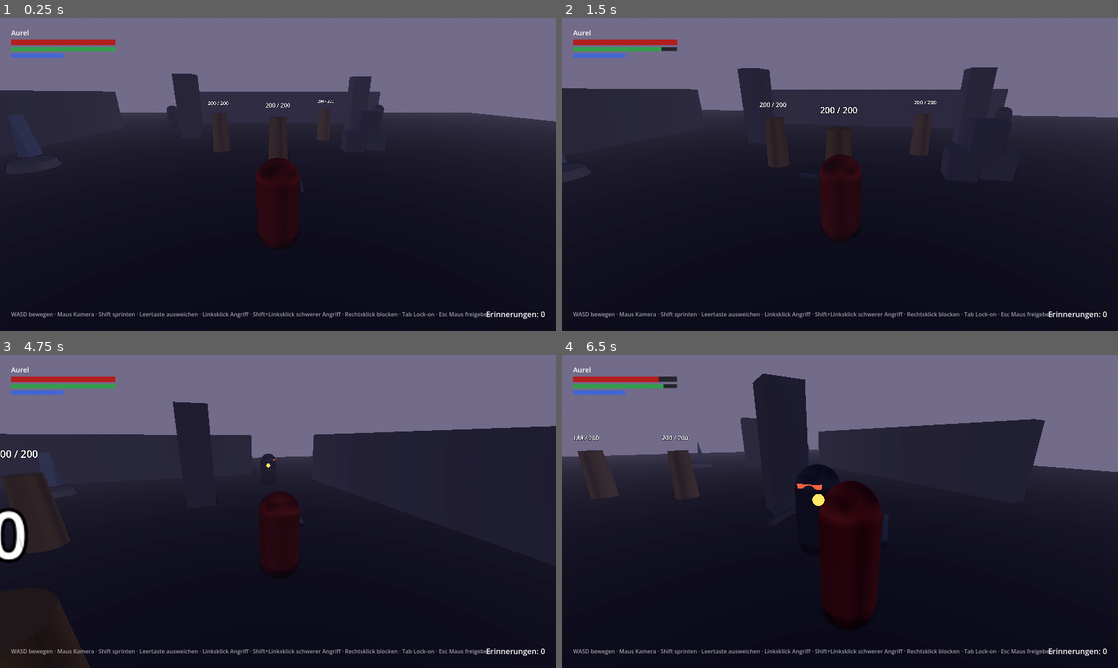
Above: before the commit, frames 1-4 (two rows, left to right).
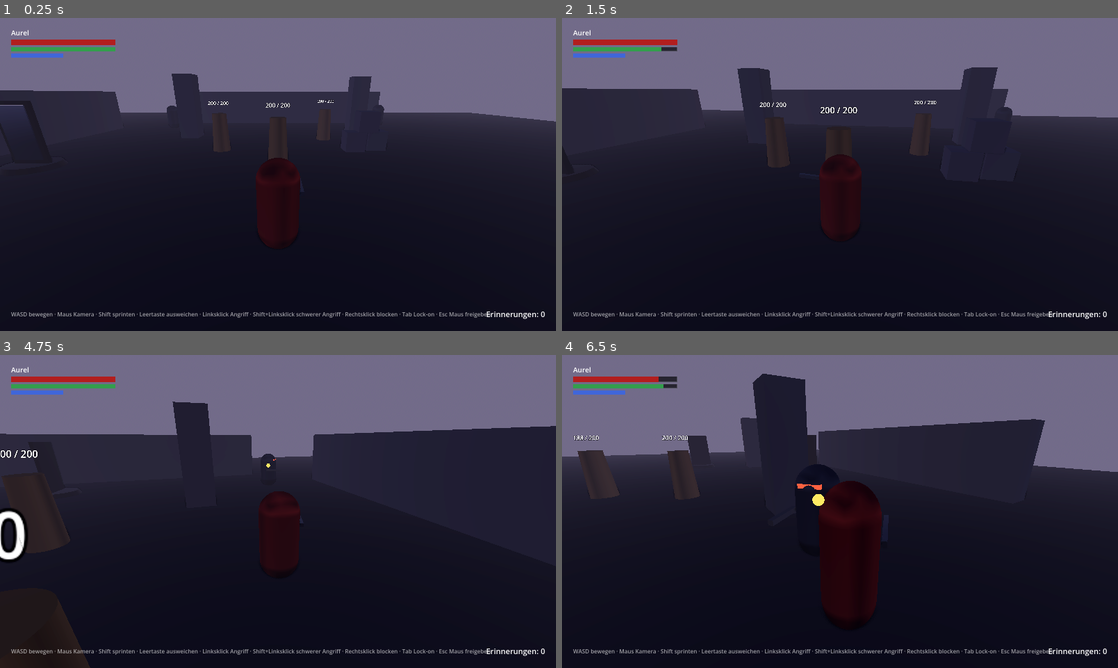
Above: after the commit, the same moments.

Repository: Aurelvonwatzdorf/nr1
Game: Godot game, scene res://scenes/levels/test_arena.tscn
Two runs of this game, one before a commit and one after it. Both use one fixed random seed, a clock stepped at 60 frames per second and the inputs below.
Inputs (mouse positions are in pixels of both pictures, inside the frame that each line leads up to):
- Up to frame 1 (0.25 s): no input
- Up to frame 2 (1.5 s): move the mouse to (867, 174) at 0.52 s; hold W (move_forward) from 0.53 s (still down); tap E (interact) at 0.6 s; move the mouse to (812, 174) at 1.27 s; click (812, 174) at 1.35 s
- Up to frame 3 (4.75 s): keep holding W (move_forward); tap E (interact) at 1.55, 2.3, 3.05, 3.6, 4.55 s; move the mouse to (289, 505) at 2.02 s; hold Right mouse button (block) 2.03-2.78 s; move the mouse to (272, 517) at 2.77 s; tap Space (dodge) at 2.85 s; move the mouse to (316, 514) at 3.52 s; move the mouse to (233, 508) at 4.27 s; tap Middle mouse button (lock_on) at 4.35 s
- Up to frame 4 (6.5 s): move the mouse to (845, 511) at 5.02 s; hold Shift (sprint) 5.03-5.78 s; tap E (interact) at 5.3, 5.85 s; move the mouse to (817, 505) at 5.77 s; release W (move_forward) at 5.78 s; hold D (move_right) from 5.78 s (still down)

The runs differ from the first frame. In frame 1, 0.3% of the frame differs, in the area x 0-11%, y 27-48%; in frame 2, 0.1%; in frame 3, 0.3%; in frame 4, 0.3%.

Commit message:
M3 step 2: interaction system and anchor mirrors
Interactables live on physics layer 6; the player's InteractionDetector
picks the nearest one and the HUD shows an E prompt. Anchor mirrors
replace the M2 checkpoints: resting refills health, stamina and focus,
resets enemies and sets the respawn point (Aurel lights a cigarette).

Co-Authored-By: Claude Opus 5.5 <noreply@anthropic.com>
Claude-Session: https://claude.ai/code/session_01RjnwZ2TtYogGPE8DCJukRJ

Diff:
--- a/game/project.godot
+++ b/game/project.godot
@@ -125,6 +125,7 @@
 3d_physics/layer_3="Gegner"
 3d_physics/layer_4="Hitbox"
 3d_physics/layer_5="Hurtbox"
+3d_physics/layer_6="Interaktion"
 
 [physics]
 
--- a/game/scenes/levels/test_arena.tscn
+++ b/game/scenes/levels/test_arena.tscn
@@ -5,7 +5,7 @@
 [ext_resource type="PackedScene" path="res://scenes/enemies/training_dummy.tscn" id="3_dummy"]
 [ext_resource type="PackedScene" path="res://scenes/ui/hud.tscn" id="4_hud"]
 [ext_resource type="PackedScene" path="res://scenes/enemies/enemy.tscn" id="5_enemy"]
-[ext_resource type="PackedScene" path="res://scenes/world/checkpoint.tscn" id="6_checkpoint"]
+[ext_resource type="PackedScene" path="res://scenes/world/anchor_mirror.tscn" id="6_mirror"]
 [ext_resource type="PackedScene" path="res://scenes/world/memory_remnant.tscn" id="7_remnant"]
 [ext_resource type="Script" path="res://scripts/systems/respawn_manager.gd" id="8_respawn"]
 
@@ -220,12 +220,12 @@
 [node name="Guard3" parent="Enemies" instance=ExtResource("5_enemy")]
 transform = Transform3D(1, 0, 0, 0, 1, 0, 0, 0, 1, 10, 1.55, 4)
 
-[node name="Checkpoints" type="Node3D" parent="."]
-
-[node name="CheckpointStart" parent="Checkpoints" instance=ExtResource("6_checkpoint")]
+[node name="AnchorMirrors" type="Node3D" parent="."]
+
+[node name="MirrorStart" parent="AnchorMirrors" instance=ExtResource("6_mirror")]
 transform = Transform3D(1, 0, 0, 0, 1, 0, 0, 0, 1, -4, 0, 6)
 
-[node name="CheckpointWest" parent="Checkpoints" instance=ExtResource("6_checkpoint")]
+[node name="MirrorWest" parent="AnchorMirrors" instance=ExtResource("6_mirror")]
 transform = Transform3D(1, 0, 0, 0, 1, 0, 0, 0, 1, -10, 0, -3)
 
 [node name="Player" parent="." instance=ExtResource("2_player")]
--- a/game/scenes/player/player.tscn
+++ b/game/scenes/player/player.tscn
@@ -18,6 +18,7 @@
 [ext_resource type="Script" path="res://scripts/player/states/dead_state.gd" id="16_dead"]
 [ext_resource type="Script" path="res://scripts/player/lock_on_component.gd" id="17_lock_on"]
 [ext_resource type="Script" path="res://scripts/player/states/block_state.gd" id="18_block"]
+[ext_resource type="Script" path="res://scripts/player/interaction_detector.gd" id="19_interaction"]
 
 [sub_resource type="CapsuleShape3D" id="CapsuleShape3D_body"]
 radius = 0.4
@@ -62,6 +63,9 @@
 material = SubResource("StandardMaterial3D_marker")
 radius = 0.12
 height = 0.24
+
+[sub_resource type="SphereShape3D" id="SphereShape3D_interaction"]
+radius = 1.6
 
 [sub_resource type="SphereShape3D" id="SphereShape3D_arm"]
 radius = 0.25
@@ -131,6 +135,16 @@
 weapon_pivot = NodePath("../Model/WeaponPivot")
 body_mesh = NodePath("../Model/Body")
 
+[node name="InteractionDetector" type="Area3D" parent="."]
+transform = Transform3D(1, 0, 0, 0, 1, 0, 0, 0, 1, 0, 1, 0)
+collision_layer = 0
+collision_mask = 32
+monitorable = false
+script = ExtResource("19_interaction")
+
+[node name="CollisionShape3D" type="CollisionShape3D" parent="InteractionDetector"]
+shape = SubResource("SphereShape3D_interaction")
+
 [node name="LockOnComponent" type="Node" parent="." node_paths=PackedStringArray("marker")]
 script = ExtResource("17_lock_on")
 marker = NodePath("LockOnMarker")
--- a/game/scenes/ui/hud.tscn
+++ b/game/scenes/ui/hud.tscn
@@ -142,3 +142,19 @@
 theme_override_font_sizes/font_size = 48
 text = "Die Erinnerung verblasst …"
 horizontal_alignment = 1
+
+[node name="PromptLabel" type="Label" parent="."]
+unique_name_in_owner = true
+anchors_preset = 7
+anchor_left = 0.5
+anchor_top = 1.0
+anchor_right = 0.5
+anchor_bottom = 1.0
+offset_left = -200.0
+offset_top = -160.0
+offset_right = 200.0
+offset_bottom = -124.0
+grow_horizontal = 2
+grow_vertical = 0
+theme_override_font_sizes/font_size = 22
+horizontal_alignment = 1
--- /dev/null
+++ b/game/scenes/world/anchor_mirror.tscn
@@ -0,0 +1,59 @@
+[gd_scene format=3]
+
+[ext_resource type="Script" path="res://scripts/systems/anchor_mirror.gd" id="1_mirror"]
+
+[sub_resource type="BoxShape3D" id="BoxShape3D_area"]
+size = Vector3(2.4, 2.6, 2.4)
+
+[sub_resource type="StandardMaterial3D" id="StandardMaterial3D_frame"]
+albedo_color = Color(0.25, 0.22, 0.2, 1)
+metallic = 0.6
+roughness = 0.4
+
+[sub_resource type="BoxMesh" id="BoxMesh_frame"]
+material = SubResource("StandardMaterial3D_frame")
+size = Vector3(1.4, 2.4, 0.15)
+
+[sub_resource type="BoxMesh" id="BoxMesh_glass"]
+size = Vector3(1.1, 2.1, 0.05)
+
+[sub_resource type="CylinderMesh" id="CylinderMesh_base"]
+material = SubResource("StandardMaterial3D_frame")
+top_radius = 0.9
+bottom_radius = 1.0
+height = 0.2
+
+[sub_resource type="BoxShape3D" id="BoxShape3D_solid"]
+size = Vector3(1.4, 2.4, 0.3)
+
+[node name="AnchorMirror" type="Area3D"]
+collision_layer = 32
+collision_mask = 0
+monitoring = false
+script = ExtResource("1_mirror")
+prompt = "Rasten"
+
+[node name="CollisionShape3D" type="CollisionShape3D" parent="."]
+transform = Transform3D(1, 0, 0, 0, 1, 0, 0, 0, 1, 0, 1.3, 0.6)
+shape = SubResource("BoxShape3D_area")
+
+[node name="Base" type="MeshInstance3D" parent="."]
+transform = Transform3D(1, 0, 0, 0, 1, 0, 0, 0, 1, 0, 0.1, 0)
+mesh = SubResource("CylinderMesh_base")
+
+[node name="Frame" type="MeshInstance3D" parent="."]
+transform = Transform3D(1, 0, 0, 0, 1, 0, 0, 0, 1, 0, 1.4, 0)
+mesh = SubResource("BoxMesh_frame")
+
+[node name="Glass" type="MeshInstance3D" parent="."]
+transform = Transform3D(1, 0, 0, 0, 1, 0, 0, 0, 1, 0, 1.4, 0.09)
+mesh = SubResource("BoxMesh_glass")
+
+[node name="Solid" type="StaticBody3D" parent="."]
+
+[node name="CollisionShape3D" type="CollisionShape3D" parent="Solid"]
+transform = Transform3D(1, 0, 0, 0, 1, 0, 0, 0, 1, 0, 1.4, 0)
+shape = SubResource("BoxShape3D_solid")
+
+[node name="SpawnPoint" type="Marker3D" parent="."]
+transform = Transform3D(1, 0, 0, 0, 1, 0, 0, 0, 1, 0, 0.05, 1.6)
--- a/game/scenes/world/checkpoint.tscn
+++ /dev/null
@@ -1,35 +0,0 @@
-[gd_scene format=3]
-
-[ext_resource type="Script" path="res://scripts/systems/checkpoint.gd" id="1_checkpoint"]
-
-[sub_resource type="CylinderShape3D" id="CylinderShape3D_area"]
-height = 3.0
-radius = 1.2
-
-[sub_resource type="CylinderMesh" id="CylinderMesh_base"]
-top_radius = 0.7
-bottom_radius = 0.8
-height = 0.3
-
-[sub_resource type="PrismMesh" id="PrismMesh_crystal"]
-size = Vector3(0.5, 1.6, 0.5)
-
-[node name="Checkpoint" type="Area3D"]
-collision_layer = 0
-collision_mask = 2
-script = ExtResource("1_checkpoint")
-
-[node name="CollisionShape3D" type="CollisionShape3D" parent="."]
-transform = Transform3D(1, 0, 0, 0, 1, 0, 0, 0, 1, 0, 1.5, 0)
-shape = SubResource("CylinderShape3D_area")
-
-[node name="Base" type="MeshInstance3D" parent="."]
-transform = Transform3D(1, 0, 0, 0, 1, 0, 0, 0, 1, 0, 0.15, 0)
-mesh = SubResource("CylinderMesh_base")
-
-[node name="Crystal" type="MeshInstance3D" parent="."]
-transform = Transform3D(1, 0, 0, 0, 1, 0, 0, 0, 1, 0, 1.3, 0)
-mesh = SubResource("PrismMesh_crystal")
-
-[node name="SpawnPoint" type="Marker3D" parent="."]
-transform = Transform3D(1, 0, 0, 0, 1, 0, 0, 0, 1, 0, 0.05, 1.8)
--- /dev/null
+++ b/game/scripts/player/interaction_detector.gd
@@ -0,0 +1,30 @@
+class_name InteractionDetector
+extends Area3D
+## Findet das nächste Interactable in Reichweite der Spielfigur.
+
+## Das Interactable, das E gerade auslösen würde (oder null).
+var current: Interactable
+
+
+func _ready() -> void:
+	collision_layer = 0
+	collision_mask = PhysicsLayers.INTERACTABLE
+	monitoring = true
+	monitorable = false
+
+
+func _physics_process(_delta: float) -> void:
+	var player := owner as Player
+	var best: Interactable = null
+	var best_distance := INF
+	for area: Area3D in get_overlapping_areas():
+		var interactable := area as Interactable
+		if interactable == null or not interactable.can_interact(player):
+			continue
+		var distance := global_position.distance_to(interactable.global_position)
+		if distance < best_distance:
+			best_distance = distance
+			best = interactable
+	if best != current:
+		current = best
+		EventBus.interaction_prompt_changed.emit(current.prompt if current else "")
--- a/game/scripts/player/player.gd
+++ b/game/scripts/player/player.gd
@@ -19,6 +19,7 @@
 @onready var state_machine: StateMachine = $StateMachine
 @onready var camera_rig: CameraRig = $CameraRig
 @onready var lock_on: LockOnComponent = $LockOnComponent
+@onready var interaction_detector: InteractionDetector = $InteractionDetector
 
 var gravity: float = ProjectSettings.get_setting("physics/3d/default_gravity")
 ## Der zuletzt erlittene Treffer (für Rückstoß im Getroffen-Zustand).
@@ -44,6 +45,8 @@
 func _physics_process(delta: float) -> void:
 	if is_input_enabled() and Input.is_action_just_pressed(&"lock_on"):
 		lock_on.toggle(-camera_rig.camera.global_basis.z)
+	if is_input_enabled() and Input.is_action_just_pressed(&"interact") and can_interact():
+		interaction_detector.current.interact(self)
 	state_machine.physics_update(delta)
 	move_and_slide()
 
@@ -130,6 +133,19 @@
 		var material := StandardMaterial3D.new()
 		material.albedo_color = data.placeholder_color
 		body_mesh.material_override = material
+
+
+## Interagieren nur im Stehen oder Gehen, nicht mitten im Angriff.
+func can_interact() -> bool:
+	return interaction_detector.current != null \
+		and state_machine.get_current_state_name() in [&"idle", &"move"]
+
+
+## Rasten (Ankerspiegel): alle Werte voll.
+func rest() -> void:
+	health.refill()
+	stamina.refill()
+	focus.refill()
 
 
 ## Wiederbeleben an einer Stelle (Checkpoint): volle Werte, Zustand Idle.
--- /dev/null
+++ b/game/scripts/systems/anchor_mirror.gd
@@ -0,0 +1,49 @@
+class_name AnchorMirror
+extends Interactable
+## Ankerspiegel: Rastpunkt. Rasten heilt voll, setzt Gegner zurück und macht den
+## Spiegel zum Wiederbelebungsort. Danach öffnet sich das Rast-Menü (Level-Up).
+## (Ab M7 senkt Rasten auch die Verankerung.)
+
+@onready var spawn_point: Marker3D = $SpawnPoint
+@onready var glass: MeshInstance3D = $Glass
+
+var _material: StandardMaterial3D
+
+
+func _ready() -> void:
+	super._ready()
+	_material = StandardMaterial3D.new()
+	_material.albedo_color = Color(0.55, 0.6, 0.75, 0.85)
+	_material.transparency = BaseMaterial3D.TRANSPARENCY_ALPHA
+	_material.metallic = 1.0
+	_material.roughness = 0.05
+	_material.emission_enabled = true
+	glass.material_override = _material
+	_set_active(is_active())
+	EventBus.checkpoint_activated.connect(func(other: Node3D) -> void: _set_active(other == self))
+
+
+func interact(player: Player) -> void:
+	rest(player)
+	super.interact(player)
+
+
+func rest(player: Player) -> void:
+	var first_time := not is_active()
+	GameState.set_checkpoint(spawn_point.global_transform)
+	if first_time:
+		EventBus.checkpoint_activated.emit(self)
+	player.rest()
+	get_tree().call_group(&"enemies", &"reset_enemy")
+	if player.character_data.id == &"aurel":
+		EventBus.message_requested.emit("Aurel zündet sich eine Zigarette an.")
+	EventBus.anchor_mirror_rested.emit(self, player)
+
+
+func is_active() -> bool:
+	return GameState.has_checkpoint and GameState.checkpoint_transform.is_equal_approx(spawn_point.global_transform)
+
+
+func _set_active(active: bool) -> void:
+	_material.emission = Color(0.45, 0.85, 1.0) if active else Color(0.1, 0.12, 0.2)
+	_material.emission_energy_multiplier = 1.8 if active else 0.3
--- a/game/scripts/systems/checkpoint.gd
+++ /dev/null
@@ -1,36 +0,0 @@
-class_name Checkpoint
-extends Area3D
-## Checkpoint: Wer hindurchläuft, wird nach dem Tod hier wiederbelebt.
-## (In M3 wird daraus der Ankerspiegel mit Rasten, Heilen und Speichern.)
-
-@onready var spawn_point: Marker3D = $SpawnPoint
-@onready var crystal: MeshInstance3D = $Crystal
-
-var _material: StandardMaterial3D
-
-
-func _ready() -> void:
-	collision_layer = 0
-	collision_mask = PhysicsLayers.PLAYER
-	_material = StandardMaterial3D.new()
-	_material.albedo_color = Color(0.5, 0.55, 0.65)
-	_material.emission_enabled = true
-	crystal.material_override = _material
-	_set_active(false)
-	body_entered.connect(_on_body_entered)
-	EventBus.checkpoint_activated.connect(func(other: Node3D) -> void: _set_active(other == self))
-
-
-func _on_body_entered(body: Node3D) -> void:
-	if body is Player and not is_active():
-		GameState.set_checkpoint(spawn_point.global_transform)
-		EventBus.checkpoint_activated.emit(self)
-
-
-func is_active() -> bool:
-	return GameState.has_checkpoint and GameState.checkpoint_transform.is_equal_approx(spawn_point.global_transform)
-
-
-func _set_active(active: bool) -> void:
-	_material.emission = Color(0.4, 0.9, 1.0) if active else Color(0.15, 0.2, 0.3)
-	_material.emission_energy_multiplier = 2.5 if active else 0.4
--- a/game/scripts/systems/event_bus.gd
+++ b/game/scripts/systems/event_bus.gd
@@ -17,7 +17,13 @@
 signal damage_dealt(target: Node, amount: float)
 ## Ein Gegner wurde besiegt.
 signal enemy_killed(enemy: Enemy)
-## Ein Checkpoint wurde aktiviert (neuer Wiederbelebungsort).
+## Text der Interaktion in Reichweite („Rasten“) oder "" für keine.
+signal interaction_prompt_changed(prompt: String)
+## Kurze Meldung für das HUD.
+signal message_requested(text: String)
+## Die Spielfigur hat an einem Ankerspiegel gerastet.
+signal anchor_mirror_rested(mirror: Node3D, player: Player)
+## Ein Ankerspiegel wurde zum ersten Mal benutzt (neuer Wiederbelebungsort).
 signal checkpoint_activated(checkpoint: Node3D)
 ## Die verlorenen Erinnerungen wurden an der Todesstelle zurückgeholt.
 signal memories_recovered(amount: int)
--- /dev/null
+++ b/game/scripts/systems/interactable.gd
@@ -0,0 +1,27 @@
+class_name Interactable
+extends Area3D
+## Etwas, mit dem die Spielfigur per Taste E etwas tun kann
+## (Ankerspiegel, Gegenstand aufheben, später NPCs ansprechen …).
+##
+## Eigene Interaktionen erben hiervon und überschreiben `interact()`.
+
+signal interacted(player: Player)
+
+## Text hinter „E:“ im HUD, z. B. „Rasten“.
+@export var prompt: String = "Benutzen"
+
+
+func _ready() -> void:
+	collision_layer = PhysicsLayers.INTERACTABLE
+	collision_mask = 0
+	monitoring = false
+	monitorable = true
+
+
+## Darf die Figur gerade interagieren?
+func can_interact(_player: Player) -> bool:
+	return true
+
+
+func interact(player: Player) -> void:
+	interacted.emit(player)
--- a/game/scripts/systems/physics_layers.gd
+++ b/game/scripts/systems/physics_layers.gd
@@ -6,3 +6,4 @@
 const ENEMY := 4
 const HITBOX := 8
 const HURTBOX := 16
+const INTERACTABLE := 32
--- a/game/scripts/ui/hud.gd
+++ b/game/scripts/ui/hud.gd
@@ -10,6 +10,7 @@
 @onready var memories_label: Label = %MemoriesLabel
 @onready var death_label: Label = %DeathLabel
 @onready var message_label: Label = %MessageLabel
+@onready var prompt_label: Label = %PromptLabel
 
 var _player: Player
 var _message_tween: Tween
@@ -22,7 +23,10 @@
 	EventBus.memories_changed.connect(_on_memories_changed)
 	EventBus.player_died.connect(_on_player_died)
 	EventBus.player_respawned.connect(_on_player_respawned)
-	EventBus.checkpoint_activated.connect(func(_c: Node3D) -> void: show_message("Checkpoint aktiviert"))
+	prompt_label.text = ""
+	EventBus.interaction_prompt_changed.connect(func(prompt: String) -> void: prompt_label.text = "E: %s" % prompt if prompt != "" else "")
+	EventBus.message_requested.connect(show_message)
+	EventBus.checkpoint_activated.connect(func(_c: Node3D) -> void: show_message("Ankerspiegel berührt"))
 	EventBus.memories_recovered.connect(func(amount: int) -> void: show_message("%d Erinnerungen zurückgeholt" % amount))
 	EventBus.memories_lost.connect(func(amount: int) -> void: show_message("%d Erinnerungen für immer verloren" % amount))
 
--- a/game/tests/smoke_test.gd
+++ b/game/tests/smoke_test.gd
@@ -202,13 +202,19 @@
 	_check(manager.get_remnant() == null and GameState.memories == 0, "Erneuter Tod: alte Erinnerungen endgültig verloren")
 	await get_tree().create_timer(0.8).timeout
 
-	# Checkpoint aktivieren
-	var checkpoint: Checkpoint = arena.get_node("Checkpoints/CheckpointWest")
-	player.global_position = checkpoint.global_position + Vector3(0.0, 0.05, 0.0)
-	await _frames(5)
-	_check(checkpoint.is_active(), "Durchlaufen aktiviert den Checkpoint")
+	# Ankerspiegel: E zeigt „Rasten“, Rasten heilt und setzt Wiederbelebungsort
+	var mirror: AnchorMirror = arena.get_node("AnchorMirrors/MirrorWest")
+	player.global_position = mirror.spawn_point.global_position
+	player.health.take_damage(30.0)
+	await _frames(30)
+	_check(player.interaction_detector.current == mirror, "Ankerspiegel ist in Reichweite")
+	await _tap(&"interact")
+	await _frames(2)
+	_check(mirror.is_active(), "Rasten macht den Spiegel zum Wiederbelebungsort")
+	_check(is_equal_approx(player.health.current, player.health.max_value), "Rasten heilt voll")
 	player.global_position = Vector3(0.0, 0.05, 2.0)
-	await _frames(3)
+	await _frames(10)
+	_check(player.interaction_detector.current == null, "Weit weg: keine Interaktion")
 
 	# Stats: Leveln mit Erinnerungen, abgeleitete Werte
 	var stats := GameState.stats
Not shown, added: game/scripts/player/interaction_detector.gd.uid
Not shown, added: game/scripts/systems/anchor_mirror.gd.uid
Not shown, removed: game/scripts/systems/checkpoint.gd.uid
Not shown, added: game/scripts/systems/interactable.gd.uid
Not shown, changed: CLAUDE.md
